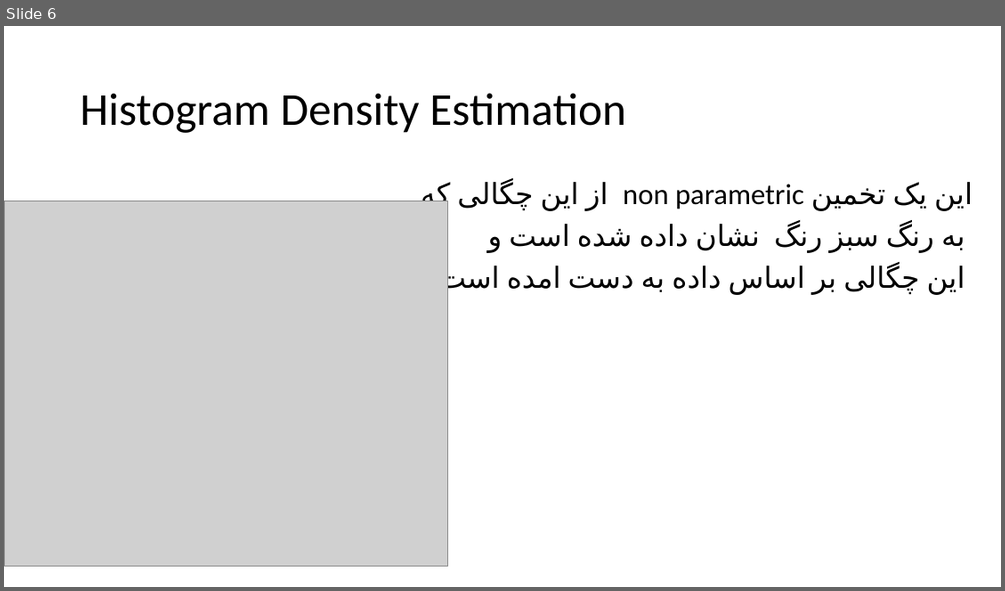
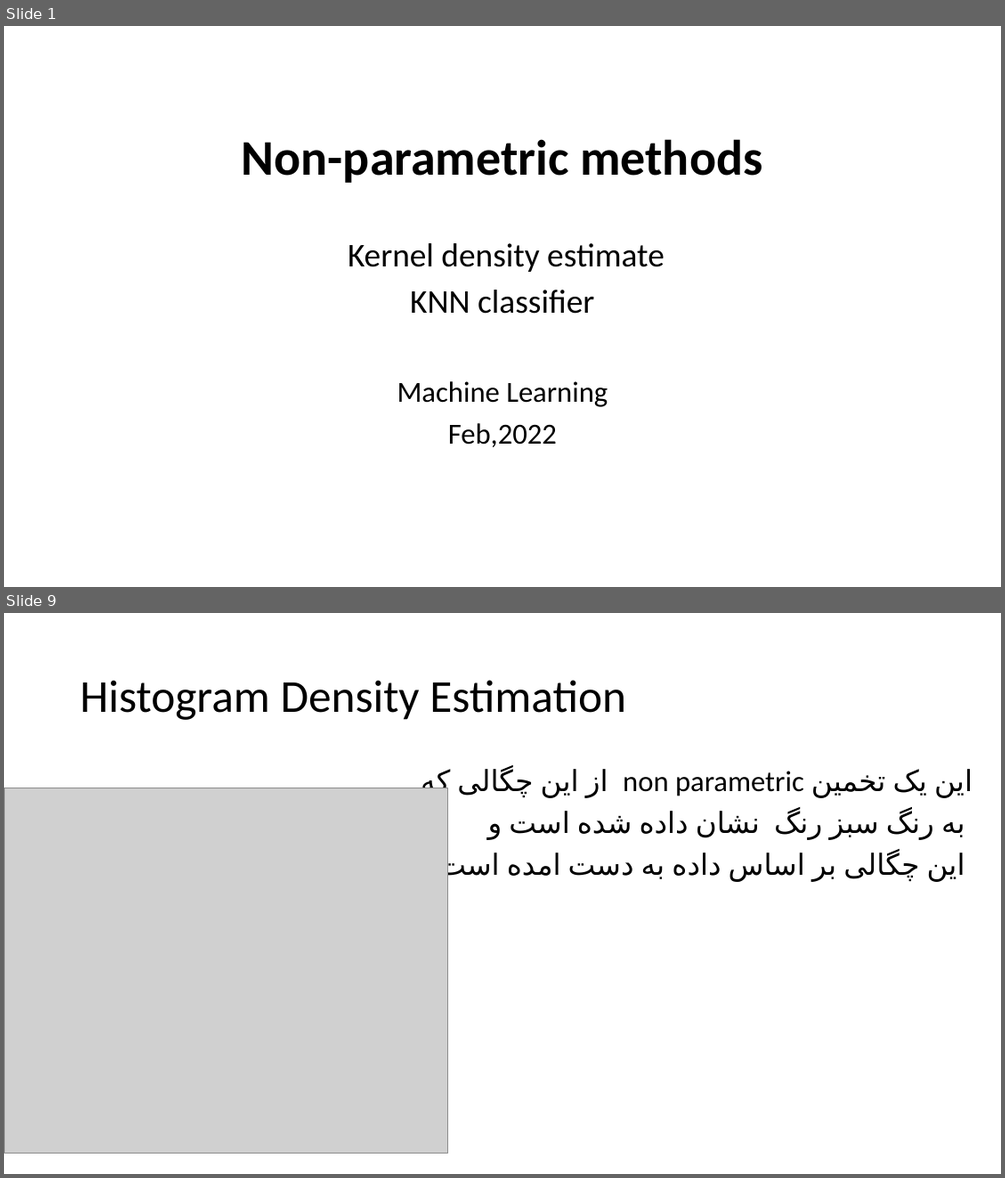
Before and after one commit to SaKhosravi/machine_learning, a slide deck: slides/slide-knn.pptx. Shown one above the other, each under a label of ours: slide 6 before the commit, slides 1 and 9 after it; the slides between them are not shown. The pictures are 1005x591 and 1005x1178 pixels, drawn with LibreOffice and Linux fonts; fonts in the diff are those of the drawing; grey boxes stand for pictures. Boxes give left, top, right and bottom in pixels: in the first picture for what was removed or moved away, otherwise in the second. Text is boxed around its words. In the diff, an @@ line names an element or a change of style, - is before the commit and + after.

```diff
--- a/slides/slide-knn.pptx
+++ b/slides/slide-knn.pptx
@@ slide 1 added at box(4, 26, 1001, 587), background #FFFFFF @@
@@ text added at box(242, 139, 762, 447), 32 pt, text #000000 @@
+Non-parametric methods
+Kernel density estimate
+KNN classifier
+Machine Learning
+Feb,2022
@@ what was slide 6 is now slide 9 @@
```
Also in this commit, not shown: 5 other slides added, 2 slides removed.
